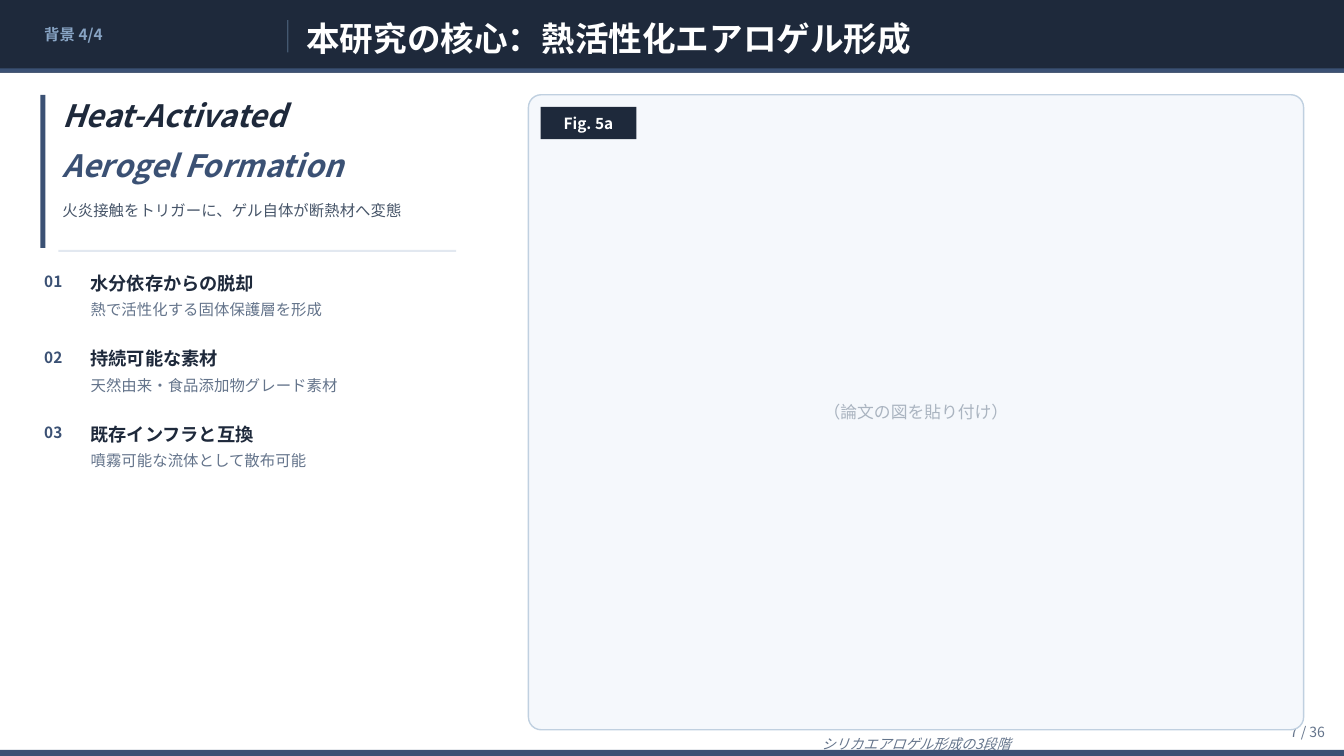
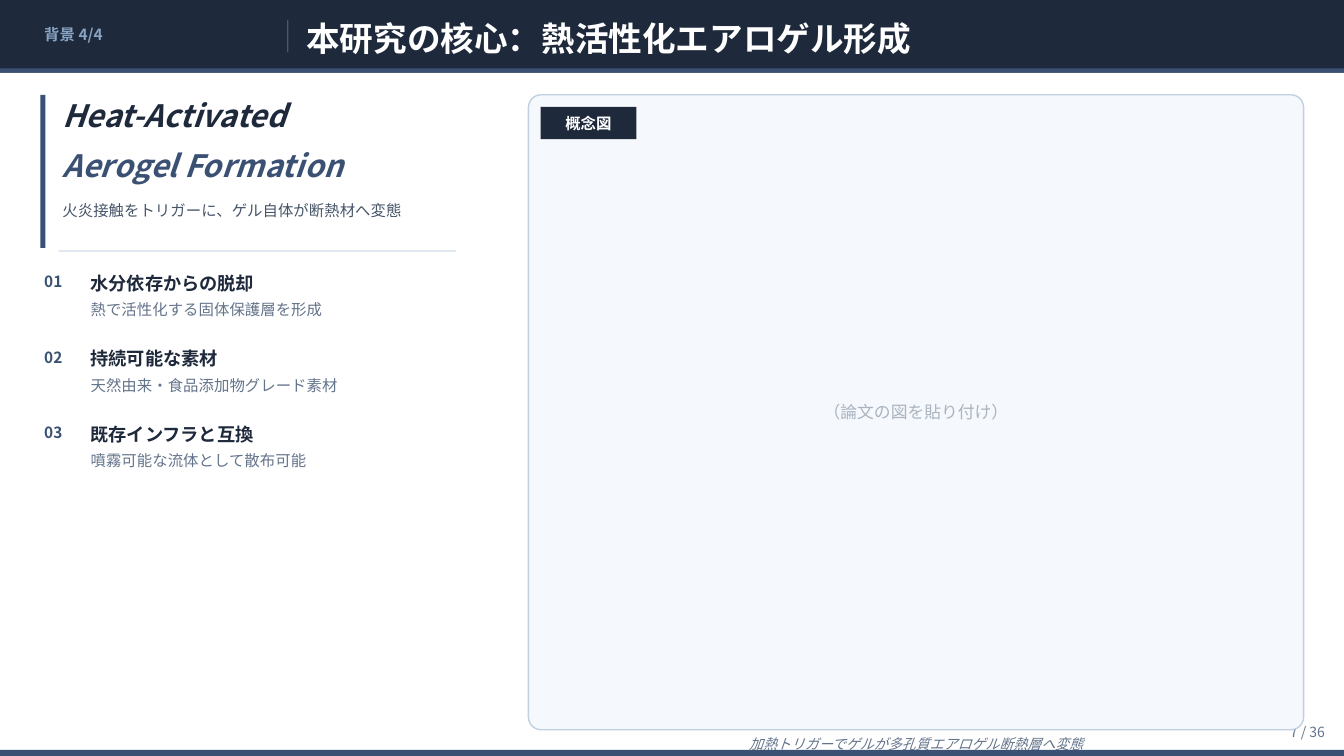
Before and after one commit to ytaisei0525-design/my-first-claude, a slide deck: slide 7 of slides.pptx. Drawn at 1344x756 pixels with LibreOffice and Linux fonts; fonts in the diff are those of the drawing. Boxes give left, top, right and bottom in pixels: in the first picture for what was removed or moved away, otherwise in the second. Text is boxed around its words. In the diff, an @@ line names an element or a change of style, - is before the commit and + after.

```diff
--- a/slides.pptx
+++ b/slides.pptx
@@ text at <box>565,113,611,133</box>: text changed @@
-Fig. 5a
+概念図
@@ text at <box>749,737,1083,754</box>: text changed @@
-シリカエアロゲル形成の3段階
+加熱トリガーでゲルが多孔質エアロゲル断熱層へ変態
```
Also in this commit, not shown: 1 other slide changed, 4 other files.
